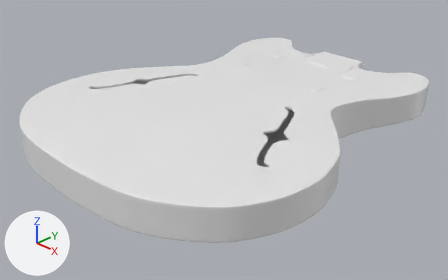
One commit to the Blender file Guitare.blend: the scene before it, then after it.
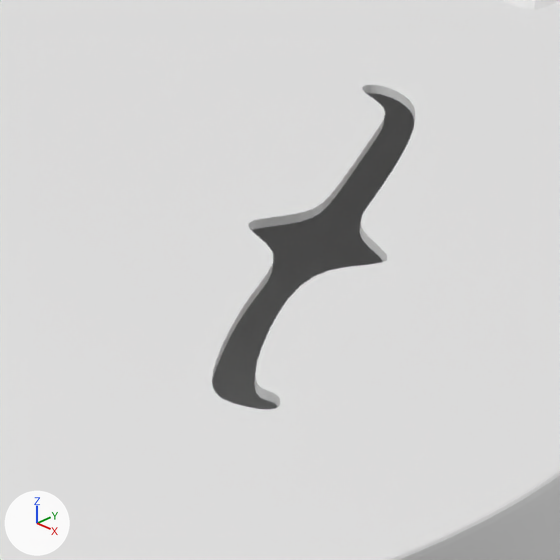
The first picture shows the older version from a 50 mm lens placed at (2.41, -2.08, 1.4), pointed at (0.01, 0.3, -0.24). The close-ups show both versions on the part from 48% to 72% of the width and 33% to 70% of the height of that picture; other places that the commit changed are outside them. Lighting does not change. The marker at lower left points along +X, +Y and +Z. The same objects are shown in both versions, whatever each file hides.
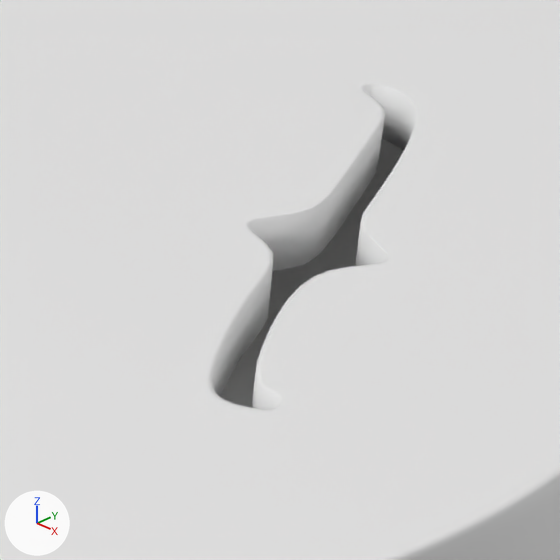
The edits, one by one:
me_plane is used by ob_plane; location (0.0, 0.0, 0.0).
me_plane had 642 vertices, 596 faces and spanned x 0.0..0.97, y -0.78..1.58, z -0.23..0.05.
me_plane now has 667 vertices, 621 faces and spans x 0.0..0.97, y -0.78..1.58, z -0.23..0.05.
me_plane part 1: 25 vertices added at x 0.35..0.75, y -0.17..0.48, z 0.01..0.04.
Object 'Plane' (ob_plane) has a SOLIDIFY modifier named 'Solidify'.
On modifier 'Solidify' of object 'Plane' (ob_plane), thickness goes from -0.01 to 0.06.

Boxes [x1, y1, x2, y2] around the edits, measured in the close-ups (560 x 560 px):
'Plane', reshaped, modifiers changed
    both: [0, 0, 560, 560]
part 1 of me_plane, added
    after: [100, 65, 467, 448]
